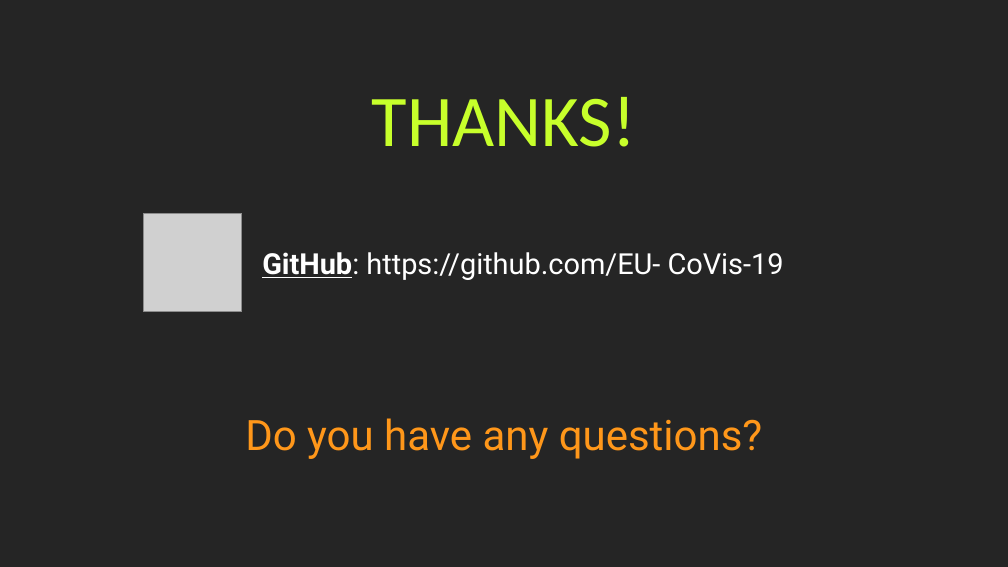
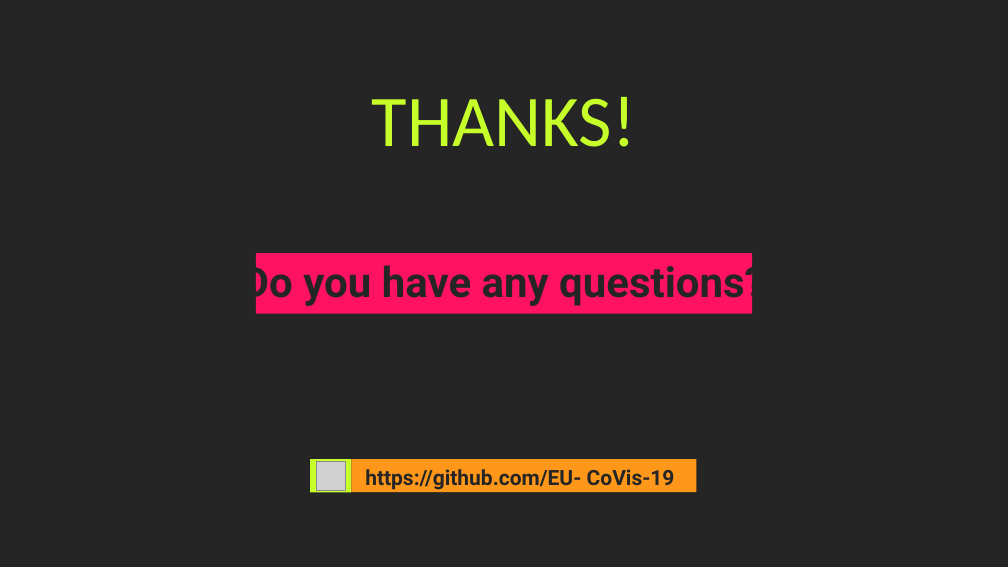
Before and after one commit to Covid19-visualization/Documentation, a slide deck: slide 27 of slides/presentation.pptx. Drawn at 1008x567 pixels with LibreOffice and Linux fonts; fonts in the diff are those of the drawing; grey boxes stand for pictures. Boxes give left, top, right and bottom in pixels: in the first picture for what was removed or moved away, otherwise in the second. Text is boxed around its words. In the diff, an @@ line names an element or a change of style, - is before the commit and + after.

Commit message:
Final version of slides, pdf version too

```diff
--- a/slides/presentation.pptx
+++ b/slides/presentation.pptx
@@ picture removed at [143,213,242,311] @@
@@ text "Do you have any questions?": place and size @@
-text "Do you have any questions?" at [245,418,762,459]
+text "Do you have any questions?" at [242,259,765,308]
@@ text "Do you have any questions?" at [242,259,765,308]: text colour #FF971A to #252525, bold on @@
@@ rectangle added at [256,253,752,313], fill #FF1261 @@
@@ rectangle added at [310,459,352,492], fill #C7FF2B @@
@@ picture added at [317,461,346,490] @@
@@ rectangle added at [352,459,697,492], fill #FF971A @@
@@ text at [365,469,675,490]: text changed; size 20.7 to 15 pt; text colour #FFFFFF to #252525; bold on @@
-GitHub: https://github.com/EU- CoVis-19
+https://github.com/EU- CoVis-19
```
Also in this commit, not shown: 11 other slides changed, 1 other file.
